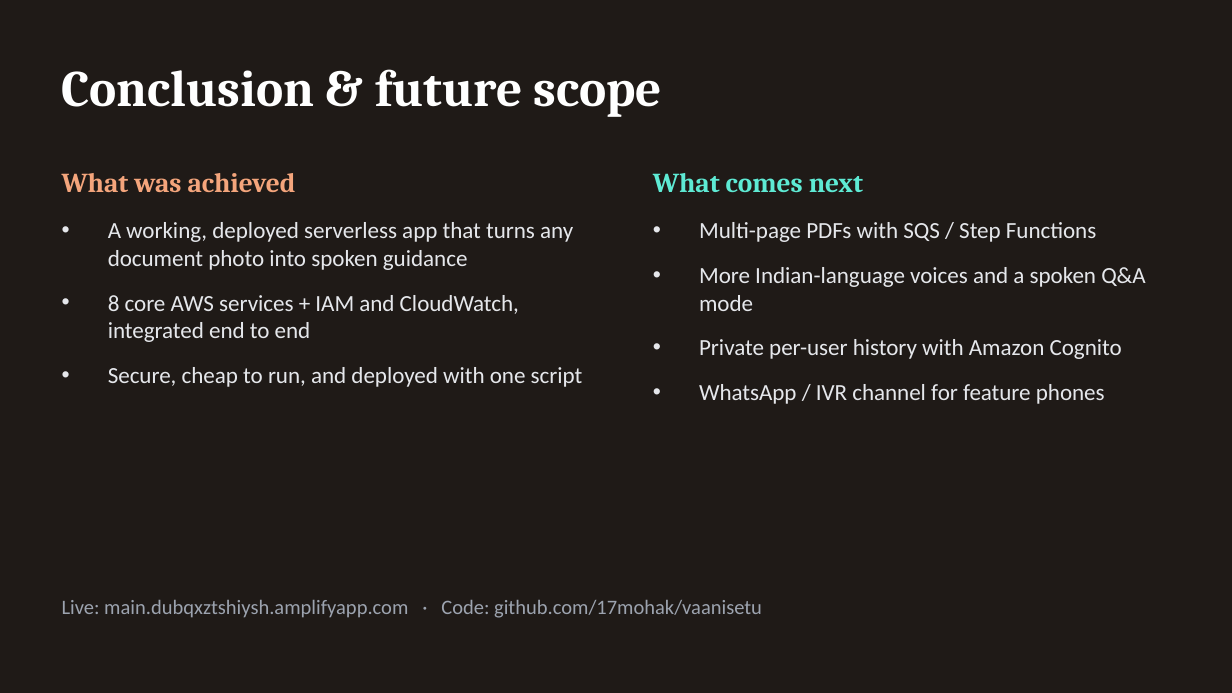
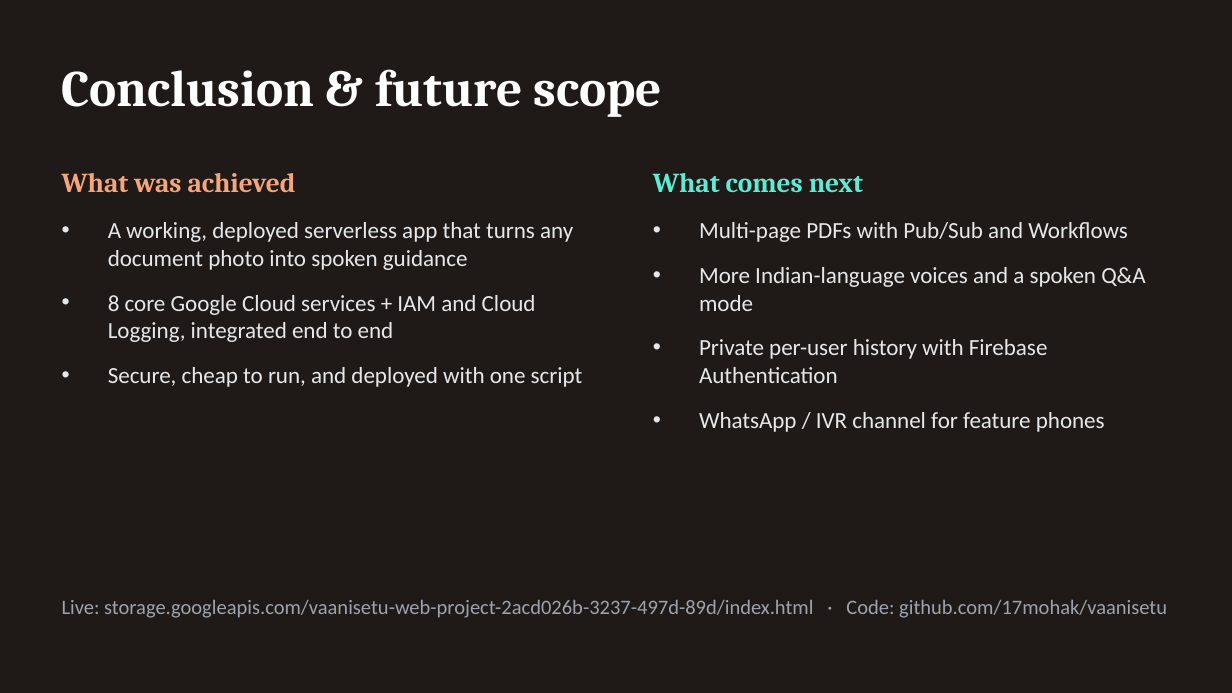
Before and after one commit to 17mohak/vaanisetu, a slide deck: slide 14 of deliverables/VaaniSetu_Presentation.pptx. Drawn at 1232x693 pixels with LibreOffice and Linux fonts; fonts in the diff are those of the drawing. Boxes give left, top, right and bottom in pixels: in the first picture for what was removed or moved away, otherwise in the second. Text is boxed around its words. In the diff, an @@ line names an element or a change of style, - is before the commit and + after.

```diff
--- a/deliverables/VaaniSetu_Presentation.pptx
+++ b/deliverables/VaaniSetu_Presentation.pptx
@@ text at [699,222,1127,242]: text changed @@
-• Multi-page PDFs with SQS / Step Functions
+• Multi-page PDFs with Pub/Sub and Workflows
@@ text at [108,295,536,342]: text changed @@
-• 8 core AWS services + IAM and CloudWatch, integrated end to end
+• 8 core Google Cloud services + IAM and Cloud Logging, integrated end to end
@@ text at [699,339,1048,383]: text changed @@
-• Private per-user history with Amazon Cognito
+• Private per-user history with Firebase Authentication
@@ text at [62,600,1167,618]: text changed @@
-Live: main.dubqxztshiysh.amplifyapp.com · Code: github.com/17mohak/vaanisetu
+Live: storage.googleapis.com/vaanisetu-web-project-2acd026b-3237-497d-89d/index.html · Code: github.com/17mohak/vaanisetu
```
Also in this commit, not shown: 10 other slides changed, 1 other file.
